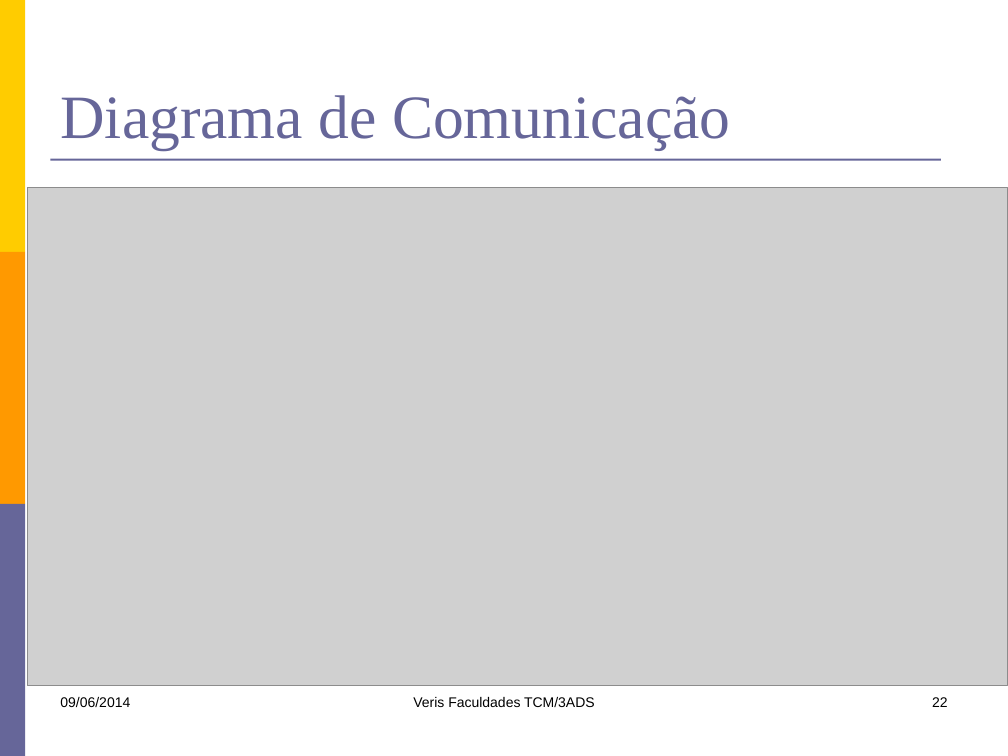
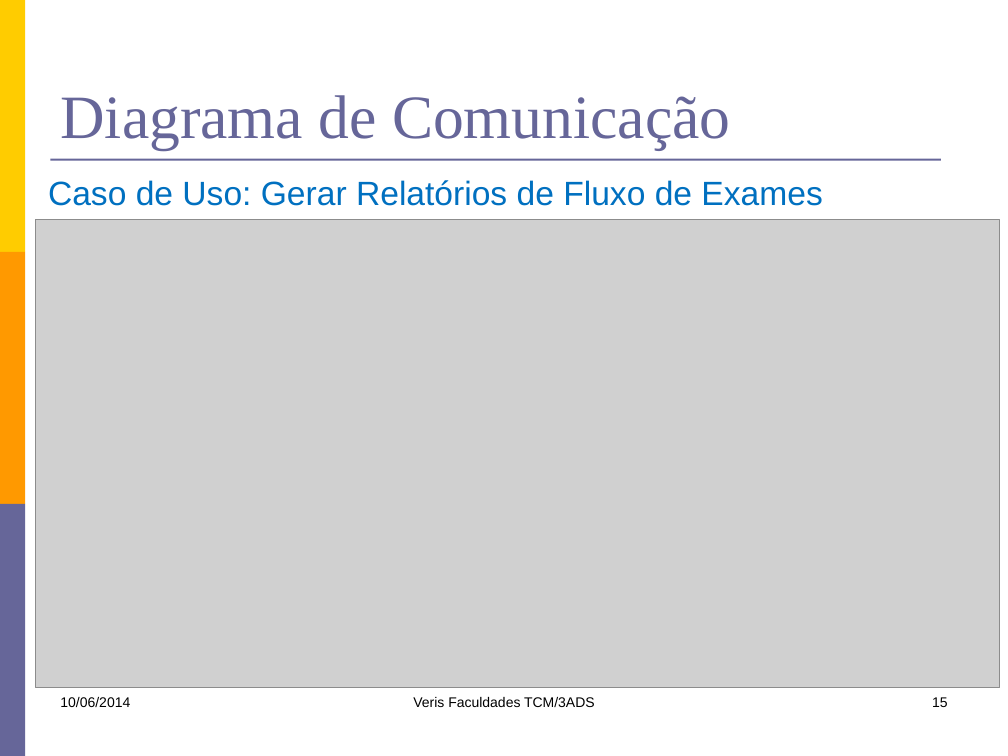
Before and after one commit to kokmz/TCCHUE, a slide deck: slide 15 of documentacao/G4_Apresentacao1sem2014.pptx (slide 22 before the commit). Drawn at 1008x756 pixels with LibreOffice and Linux fonts; fonts in the diff are those of the drawing; grey boxes stand for pictures. Boxes give left, top, right and bottom in pixels: in the first picture for what was removed or moved away, otherwise in the second. Text is boxed around its words. In the diff, an @@ line names an element or a change of style, - is before the commit and + after.

```diff
--- a/documentacao/G4_Apresentacao1sem2014.pptx
+++ b/documentacao/G4_Apresentacao1sem2014.pptx
@@ text added at (48, 180, 822, 206), 24 pt, text #0070C0 @@
+Caso de Uso: Gerar Relatórios de Fluxo de Exames
@@ picture: place and size @@
-picture at (27, 187, 1008, 685)
+picture at (35, 220, 999, 688)
@@ text at (60, 697, 130, 707): text changed @@
-09/06/2014
+10/06/2014
@@ page number at (932, 697, 948, 707): text changed @@
-22
+15
```
Also in this commit, not shown: 16 other slides changed, 16 slides removed.
